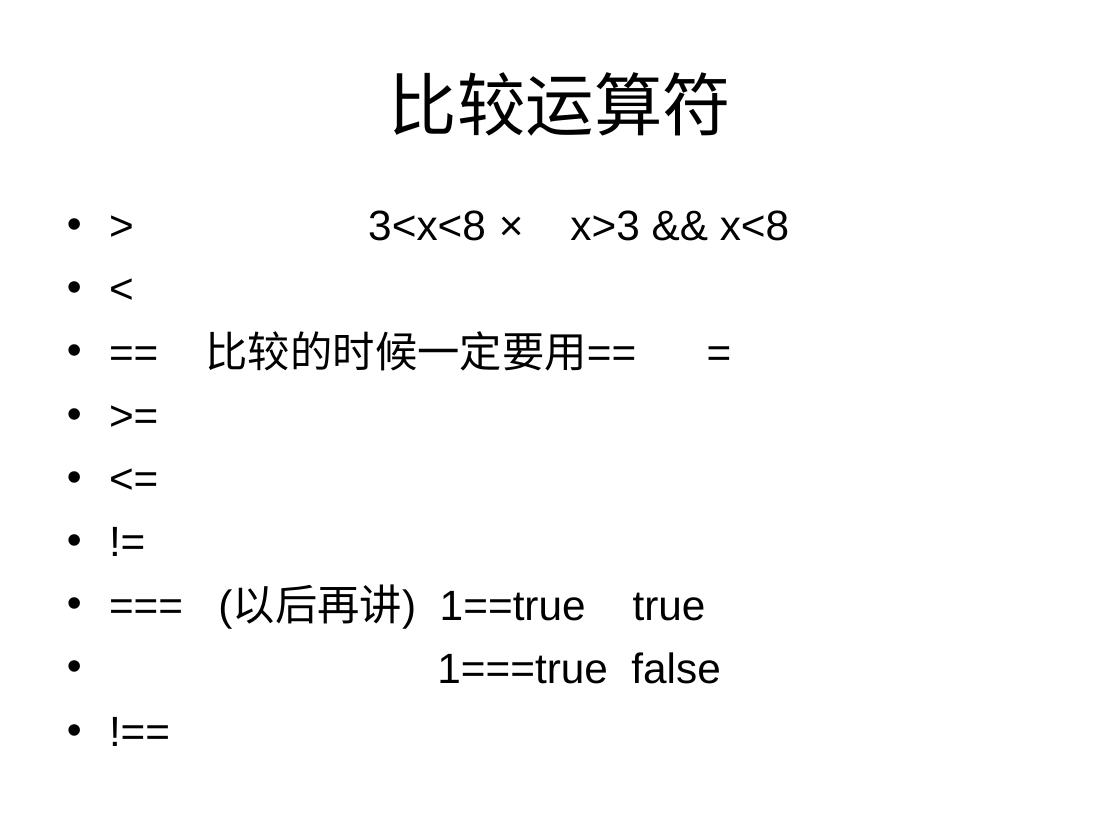
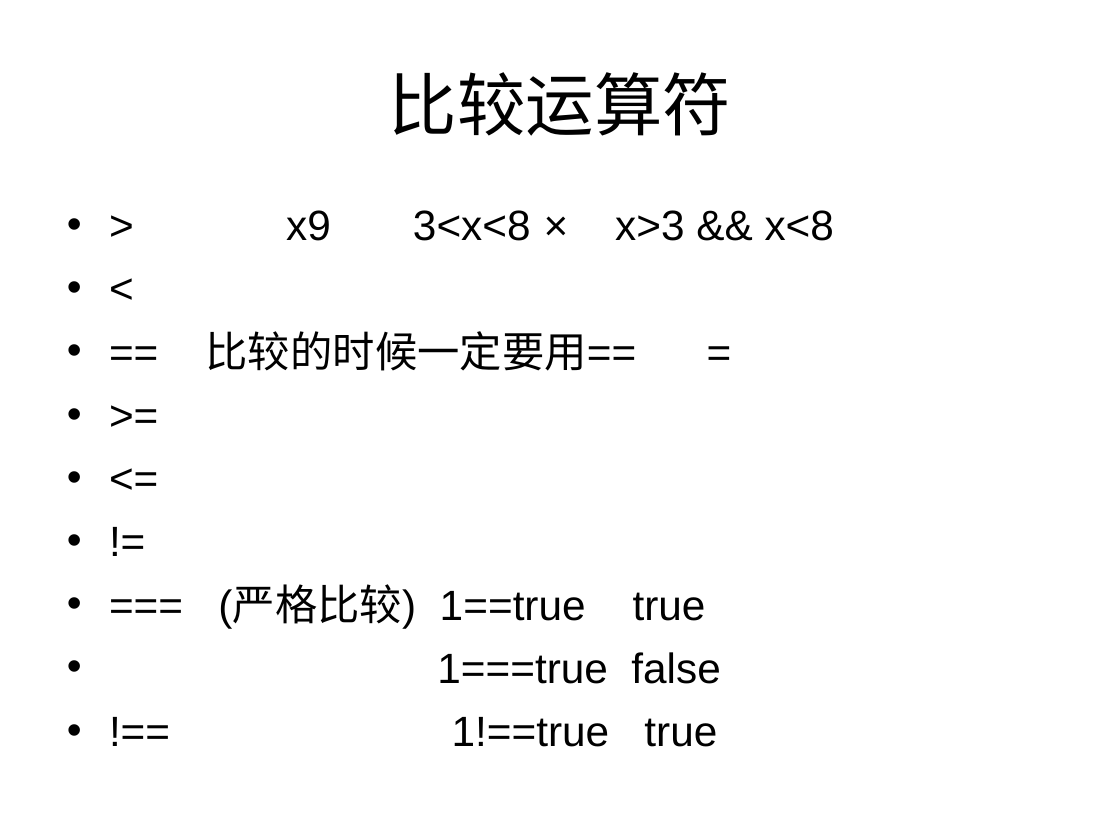
Before and after one commit to cd-vr1class/homework, a slide deck: slide 7 of ppt/7-7js运算符.ppt. Drawn at 1120x840 pixels with LibreOffice and Linux fonts; fonts in the diff are those of the drawing. Boxes give left, top, right and bottom in pixels: in the first picture for what was removed or moved away, otherwise in the second. Text is boxed around its words. In the diff, an @@ line names an element or a change of style, - is before the commit and + after.

```diff
--- a/ppt/7-7js运算符.ppt
+++ b/ppt/7-7js运算符.ppt
@@ text at <box>286,210,834,241</box>: text changed @@
-• > 3<x<8 × x>3 && x<8
+• > x9 3<x<8 × x>3 && x<8
@@ text at <box>218,586,706,628</box>: text changed @@
-• === (以后再讲) 1==true true
+• === (严格比较) 1==true true
@@ text at <box>452,717,717,747</box>: text changed @@
-• !==
+• !== 1!==true true
```
Also in this commit, not shown: 3 other slides changed, 6 other files.
